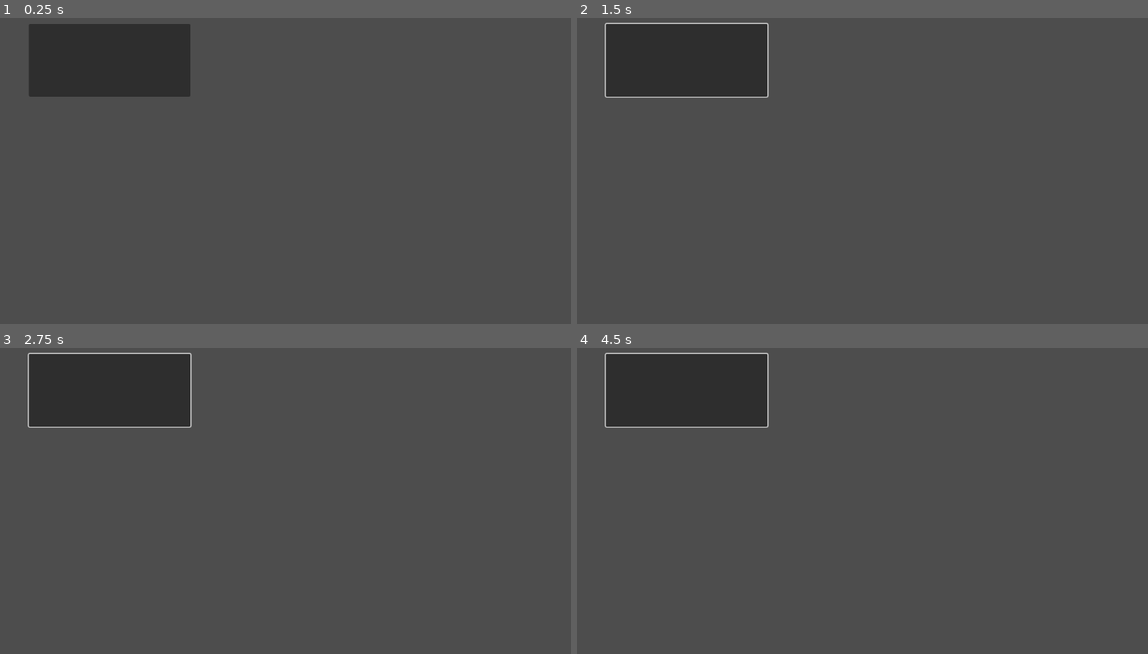
Above: before the commit, frames 1-4 (two rows, left to right).
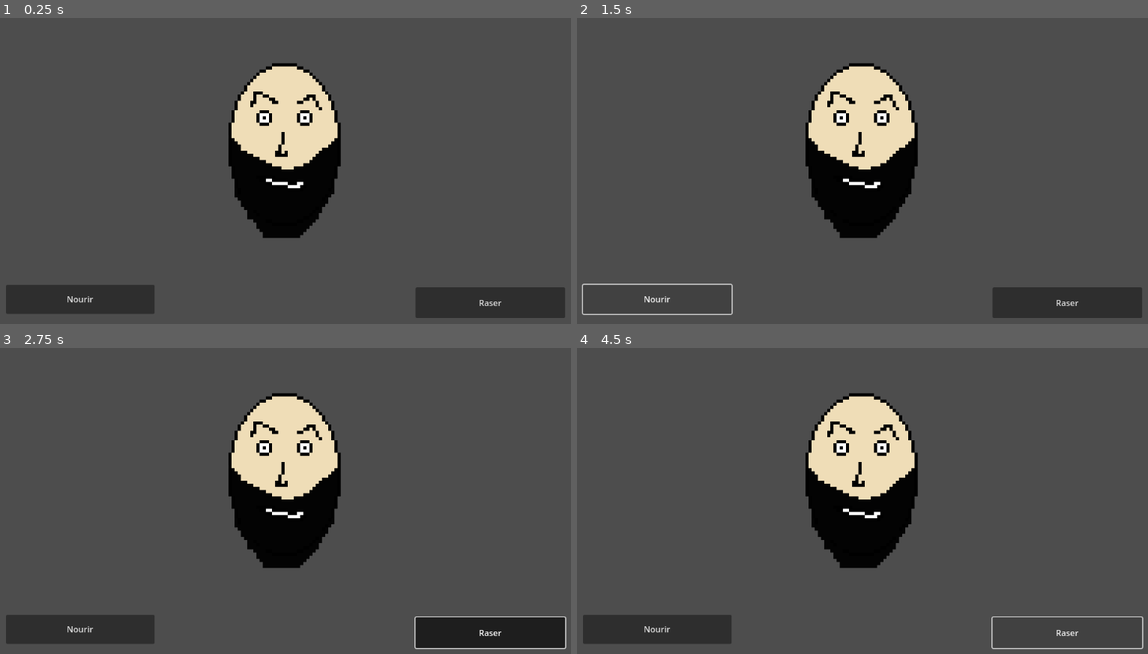
Above: after the commit, the same moments.

Repository: FelippeTM21/sousa_luiz_felippe-tp1
Game: Godot game, scene res://node_2d.tscn
Same seed, same stepped clock (60 frames per second), same inputs: the game is played once before the commit and once after it. Before the commit the project has no main scene; this scene is started directly in both runs.
Inputs (mouse positions are in pixels of both pictures, inside the frame that each line leads up to):
- Up to frame 1 (0.25 s): no input
- Up to frame 2 (1.5 s): click (685, 60) at 0.52 s; click (656, 299) at 1.25 s, where only the run after the commit has a clickable "Nourir"
- Up to frame 3 (2.75 s): click (491, 632) at 2 s, where only the run after the commit has a clickable "Raser"
- Up to frame 4 (4.5 s): click (685, 390) at 2.77 s; click (656, 629) at 3.5 s, where only the run after the commit has a clickable "Nourir"; click (1068, 632) at 4.25 s, where only the run after the commit has a clickable "Raser"

The runs differ from the first frame. In frame 1, 21% of the frame differs, in the area x 1-99%, y 1-99%; in frame 2, 19%; in frame 3, 21%, in the area x 1-100%, y 1-99%; in frame 4, 19%.

Commit message:
ajout du projet au complet

Diff:
--- /dev/null
+++ b/tp1_felippe/animated_sprite_2d.gd
@@ -0,0 +1 @@
+extends AnimatedSprite2D
--- /dev/null
+++ b/tp1_felippe/button_click.gd
@@ -0,0 +1,7 @@
+extends Button
+
+func _on_pressed() -> void:
+	$AudioStreamPlayer2D.play()
+	var asprite = $"../../AnimatedSprite2D"
+	asprite.frame = asprite.frame - 1;
+	print(asprite.frame, asprite.sprite_frames);
--- /dev/null
+++ b/tp1_felippe/button_toggle.gd
@@ -0,0 +1,8 @@
+extends Button
+
+func _on_toggled(toggled_on: bool) -> void:
+	if toggled_on:
+		$AudioStreamPlayer2D.play()
+		$"../../AnimatedSprite2D".play()
+	else:
+		$AudioStreamPlayer2D.stop()
--- a/tp1_felippe/node_2d.tscn
+++ b/tp1_felippe/node_2d.tscn
@@ -1,9 +1,75 @@
-[gd_scene format=3 uid="uid://bdqfvh5g62txo"]
+[gd_scene load_steps=11 format=3 uid="uid://bdqfvh5g62txo"]
+
+[ext_resource type="Script" uid="uid://uhk1ppa7ho4v" path="res://button_click.gd" id="2_0hol4"]
+[ext_resource type="AudioStream" uid="uid://blqwaavxm58se" path="res://assets/audio/Shaver Sound Effect.mp3" id="3_4d7sh"]
+[ext_resource type="AudioStream" uid="uid://os2arhud60tw" path="res://assets/audio/EATING SOUND EFFECT.mp3" id="3_ir8iy"]
+[ext_resource type="Script" uid="uid://wn815blwhivd" path="res://button_toggle.gd" id="3_q6r6c"]
+[ext_resource type="Texture2D" uid="uid://qexwc3f04vfe" path="res://assets/images/sprite_0.png" id="5_4d7sh"]
+[ext_resource type="Texture2D" uid="uid://cxltpihun3rca" path="res://assets/images/sprite_1.png" id="6_ir8iy"]
+[ext_resource type="Texture2D" uid="uid://cikf62ovwpx8p" path="res://assets/images/sprite_2.png" id="7_hqns4"]
+[ext_resource type="Texture2D" uid="uid://dghcge1uhbeec" path="res://assets/images/sprite_3.png" id="8_x0ka3"]
+[ext_resource type="Script" uid="uid://w1jha2nlvx81" path="res://animated_sprite_2d.gd" id="9_0h7mo"]
+
+[sub_resource type="SpriteFrames" id="SpriteFrames_nr8wp"]
+animations = [{
+"frames": [{
+"duration": 1.0,
+"texture": ExtResource("5_4d7sh")
+}, {
+"duration": 1.0,
+"texture": ExtResource("6_ir8iy")
+}, {
+"duration": 1.0,
+"texture": ExtResource("7_hqns4")
+}, {
+"duration": 1.0,
+"texture": ExtResource("8_x0ka3")
+}],
+"loop": false,
+"name": &"default",
+"speed": 5.0
+}]
 
 [node name="Node2D" type="Node2D"]
 
-[node name="Button" type="Button" parent="."]
-offset_left = 80.0
-offset_top = 59.0
-offset_right = 391.0
-offset_bottom = 199.0
+[node name="Control" type="Control" parent="."]
+layout_mode = 3
+anchors_preset = 0
+offset_right = 40.0
+offset_bottom = 40.0
+
+[node name="Button_click" type="Button" parent="Control"]
+layout_mode = 0
+offset_left = 36.0
+offset_top = 561.0
+offset_right = 322.0
+offset_bottom = 617.0
+text = "Nourir"
+script = ExtResource("2_0hol4")
+
+[node name="AudioStreamPlayer2D" type="AudioStreamPlayer2D" parent="Control/Button_click"]
+stream = ExtResource("3_ir8iy")
+max_distance = 1949.0
+
+[node name="Button_toggle" type="Button" parent="Control"]
+layout_mode = 0
+offset_left = 824.0
+offset_top = 566.0
+offset_right = 1112.0
+offset_bottom = 625.0
+toggle_mode = true
+text = "Raser"
+script = ExtResource("3_q6r6c")
+
+[node name="AudioStreamPlayer2D" type="AudioStreamPlayer2D" parent="Control/Button_toggle"]
+stream = ExtResource("3_4d7sh")
+
+[node name="AnimatedSprite2D" type="AnimatedSprite2D" parent="."]
+position = Vector2(572, 291)
+scale = Vector2(0.316667, 0.316667)
+sprite_frames = SubResource("SpriteFrames_nr8wp")
+speed_scale = 0.2
+script = ExtResource("9_0h7mo")
+
+[connection signal="pressed" from="Control/Button_click" to="Control/Button_click" method="_on_pressed"]
+[connection signal="toggled" from="Control/Button_toggle" to="Control/Button_toggle" method="_on_toggled"]
--- a/tp1_felippe/project.godot
+++ b/tp1_felippe/project.godot
@@ -11,6 +11,7 @@
 [application]
 
 config/name="tp1_felippe"
+run/main_scene="uid://bdqfvh5g62txo"
 config/features=PackedStringArray("4.4", "GL Compatibility")
 config/icon="res://icon.svg"
 
Not shown, added: tp1_felippe/animated_sprite_2d.gd.uid
Not shown, added: tp1_felippe/assets/audio/EATING SOUND EFFECT.mp3.import
Not shown, added: tp1_felippe/assets/audio/Shaver Sound Effect.mp3.import
Not shown, added: tp1_felippe/assets/audio/ytmp3free.cc_hair-cutting-machine-sound-effect-youtubemp3free.org.mp3.import
Binary file added: tp1_felippe/assets/images/sprite_0.png
Not shown, added: tp1_felippe/assets/images/sprite_0.png.import
Binary file added: tp1_felippe/assets/images/sprite_1.png
Not shown, added: tp1_felippe/assets/images/sprite_1.png.import
Binary file added: tp1_felippe/assets/images/sprite_2.png
Not shown, added: tp1_felippe/assets/images/sprite_2.png.import
Binary file added: tp1_felippe/assets/images/sprite_3.png
Not shown, added: tp1_felippe/assets/images/sprite_3.png.import
(and 6 more such lines)
